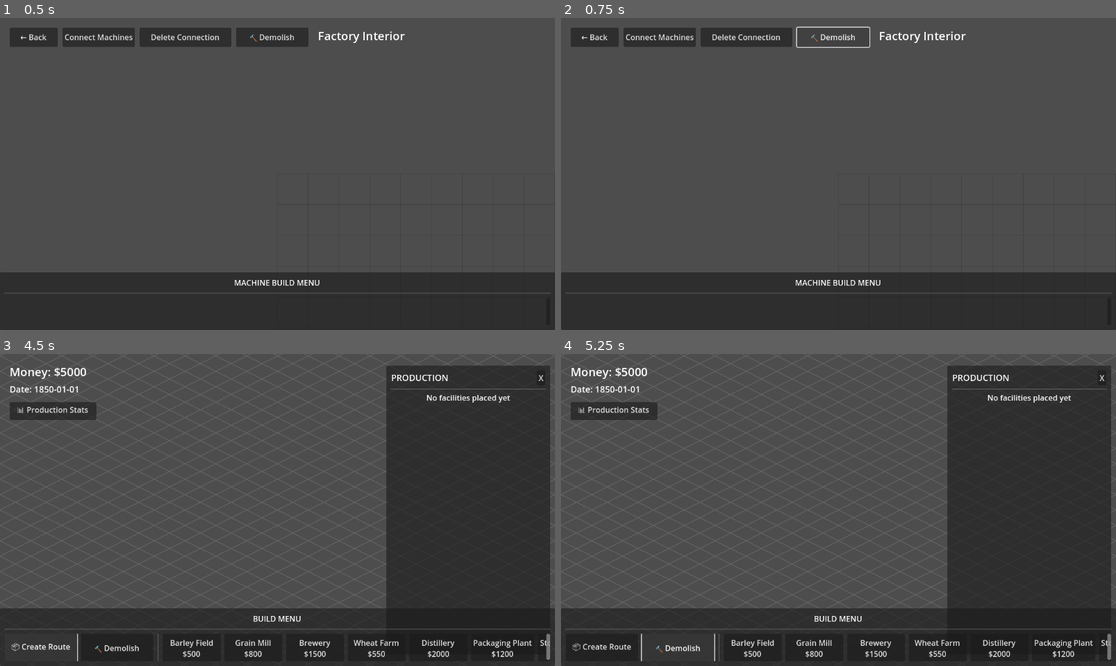
Above: before the commit, frames 1-4 (two rows, left to right).
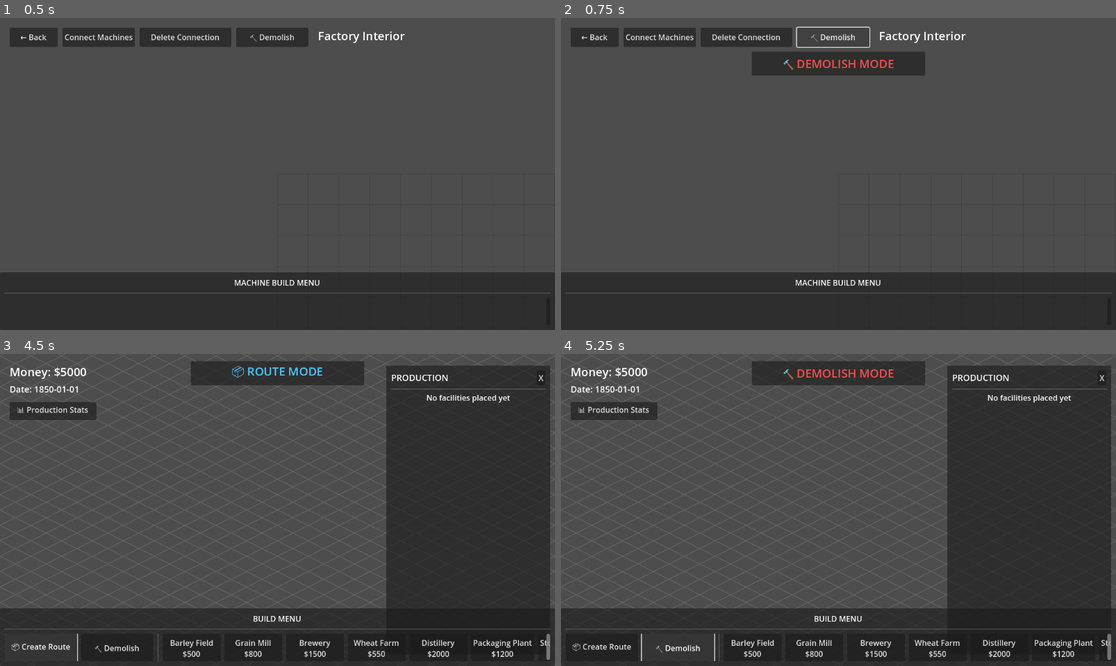
Above: after the commit, the same moments.

Repository: GergelyKrista/butykos
Game: Godot game, scene res://scenes/factory_interior/factory_interior.tscn
The game is run twice, just before and just after one commit, with the same random seed, the same clock (stepped at 60 frames per second) and the same inputs. This scene is started directly instead of the project's main scene.
Inputs:
- Up to frame 1 (0.5 s): no input
- Up to frame 2 (0.75 s): click "🔨 Demolish" at 0.5 s
- Up to frame 3 (4.5 s): click "🔨 Demolish" at 1.25 s; click "🔨 Demolish" at 2 s; click "← Back" at 2.75 s; click "📊 Production Stats" at 3.5 s; click "📦 Create Route" at 4.25 s
- Up to frame 4 (5.25 s): click "🔨 Demolish" at 5 s

Frame 1 is identical in both runs. In frame 2, 2.4% of the frame differs, in the area x 34-66%, y 10-19%; in frame 3, 2.4%, in the area x 34-66%, y 2-11%; in frame 4, 2.4%.

Commit message:
Add visual feedback for all interactive modes
**World Map:**
- Add mode indicator panel at top center of screen
- Demolish mode: red "🔨 DEMOLISH MODE" with red highlight on hover
- Route mode: blue "📦 ROUTE MODE" indicator
- Red facility highlight when hovering in demolish mode
- Fix: Cancel demolish mode when clicking build buttons

**Factory Interior:**
- Add mode indicator panel below top bar
- Connect mode: blue "🔗 CONNECT MODE"
- Delete connection mode: orange "✂️ DELETE CONNECTION"
- Demolish mode: red "🔨 DEMOLISH MODE"
- All modes show colored panel with clear text indicator

**Improvements:**
- Prevents accidental placement while in demolish mode
- Consistent visual feedback across all modes
- ESC key cancels any mode and hides indicator
- Mode panels automatically hide when mode is cancelled

🤖 Generated with [Claude Code](https://claude.com/claude-code)

Co-Authored-By: Claude <noreply@anthropic.com>

Diff:
--- a/scenes/factory_interior/factory_interior.gd
+++ b/scenes/factory_interior/factory_interior.gd
@@ -14,6 +14,8 @@
 @onready var connections_renderer: Node2D = null  # Will be created dynamically
 @onready var camera = $Camera2D
 @onready var ui = $UI
+@onready var mode_panel = $UI/ModePanel
+@onready var mode_label = $UI/ModePanel/ModeLabel
 
 # ========================================
 # STATE
@@ -312,6 +314,7 @@
 		connection_source_visual.queue_free()
 		connection_source_visual = null
 
+	_update_mode_display("🔗 CONNECT MODE", Color(0.3, 0.8, 1.0))
 	print("Connection mode started - Click first machine (source)")
 
 
@@ -405,6 +408,7 @@
 		connection_source_visual.queue_free()
 		connection_source_visual = null
 
+	_hide_mode_display()
 	print("Connection mode cancelled")
 
 
@@ -415,6 +419,7 @@
 func start_delete_connection_mode() -> void:
 	"""Enter connection deletion mode - click machines to delete their connection"""
 	connection_delete_mode = true
+	_update_mode_display("✂️ DELETE CONNECTION", Color(1.0, 0.6, 0.2))
 	print("Delete connection mode started - Click first machine (source of connection)")
 
 
@@ -471,6 +476,7 @@
 		connection_source_visual.queue_free()
 		connection_source_visual = null
 
+	_hide_mode_display()
 	print("Delete connection mode cancelled")
 
 
@@ -605,6 +611,7 @@
 func start_demolish_mode() -> void:
 	"""Enter demolish mode - click machines to demolish them"""
 	demolish_mode = true
+	_update_mode_display("🔨 DEMOLISH MODE", Color(1.0, 0.3, 0.3))
 	print("Demolish mode started - Click any machine to demolish it")
 
 
@@ -648,6 +655,7 @@
 func _cancel_demolish_mode() -> void:
 	"""Cancel demolish mode"""
 	demolish_mode = false
+	_hide_mode_display()
 	print("Demolish mode cancelled")
 
 
@@ -720,6 +728,24 @@
 	arrow.polygon = PackedVector2Array([tip, left, right])
 
 	return arrow
+
+
+# ========================================
+# MODE DISPLAY
+# ========================================
+
+func _update_mode_display(text: String, color: Color) -> void:
+	"""Show mode indicator panel"""
+	if mode_panel and mode_label:
+		mode_label.text = text
+		mode_label.add_theme_color_override("font_color", color)
+		mode_panel.visible = true
+
+
+func _hide_mode_display() -> void:
+	"""Hide mode indicator panel"""
+	if mode_panel:
+		mode_panel.visible = false
 
 
 # ========================================
--- a/scenes/factory_interior/factory_interior.tscn
+++ b/scenes/factory_interior/factory_interior.tscn
@@ -48,10 +48,30 @@
 [node name="FactoryLabel" type="Label" parent="UI"]
 offset_left = 660.0
 offset_top = 20.0
-offset_right = 760.0
+offset_right = 920.0
 offset_bottom = 60.0
 theme_override_font_sizes/font_size = 24
 text = "Factory Interior"
+
+[node name="ModePanel" type="PanelContainer" parent="UI"]
+visible = false
+layout_mode = 1
+anchors_preset = 5
+anchor_left = 0.5
+anchor_right = 0.5
+offset_left = -180.0
+offset_top = 70.0
+offset_right = 180.0
+offset_bottom = 120.0
+grow_horizontal = 2
+
+[node name="ModeLabel" type="Label" parent="UI/ModePanel"]
+layout_mode = 2
+theme_override_colors/font_color = Color(1, 0.3, 0.3, 1)
+theme_override_font_sizes/font_size = 24
+text = "🔨 DEMOLISH MODE"
+horizontal_alignment = 1
+vertical_alignment = 1
 
 [node name="BottomBar" type="Panel" parent="UI"]
 layout_mode = 1
--- a/scenes/world_map/world_map.gd
+++ b/scenes/world_map/world_map.gd
@@ -17,6 +17,8 @@
 @onready var help_panel = $UI/HUD/HelpPanel
 @onready var production_panel = $UI/HUD/ProductionPanel
 @onready var production_button = $UI/HUD/ProductionButton
+@onready var mode_panel = $UI/HUD/ModePanel
+@onready var mode_label = $UI/HUD/ModePanel/ModeLabel
 
 # ========================================
 # STATE
@@ -483,6 +485,14 @@
 	if placement_mode:
 		_cancel_placement()
 
+	# Cancel route mode if active
+	if route_mode:
+		_cancel_route_mode()
+
+	# Cancel demolish mode if active
+	if demolish_mode:
+		_cancel_demolish_mode()
+
 	start_placement_mode(facility_id)
 
 
@@ -495,6 +505,7 @@
 	route_mode = true
 	route_source_id = ""
 	route_destination_id = ""
+	_update_mode_display("📦 ROUTE MODE", Color(0.3, 0.8, 1.0))
 	print("Route mode started - Click any facility to start")
 
 
@@ -532,6 +543,7 @@
 	route_source_id = ""
 	route_destination_id = ""
 	route_product = ""
+	_hide_mode_display()
 	print("Route mode cancelled")
 
 
@@ -565,6 +577,7 @@
 func start_demolish_mode() -> void:
 	"""Enter demolish mode"""
 	demolish_mode = true
+	_update_mode_display("🔨 DEMOLISH MODE", Color(1.0, 0.3, 0.3))
 	print("Demolish mode started - Click any facility to demolish it")
 
 
@@ -595,6 +608,7 @@
 func _cancel_demolish_mode() -> void:
 	"""Cancel demolish mode"""
 	demolish_mode = false
+	_hide_mode_display()
 	print("Demolish mode cancelled")
 
 
@@ -690,11 +704,22 @@
 func _on_facility_mouse_entered(facility_id: String) -> void:
 	"""Show tooltip when mouse enters facility"""
 	hovered_facility_id = facility_id
-	_show_facility_tooltip(facility_id)
-
-
-func _on_facility_mouse_exited(_facility_id: String) -> void:
+
+	# Visual feedback for demolish mode
+	if demolish_mode:
+		_highlight_facility(facility_id, Color(1.0, 0.3, 0.3, 1.0))  # Red highlight
+
+	# Only show tooltip if not in demolish mode
+	if not demolish_mode:
+		_show_facility_tooltip(facility_id)
+
+
+func _on_facility_mouse_exited(facility_id: String) -> void:
 	"""Hide tooltip when mouse exits facility"""
+	# Remove highlight
+	if demolish_mode:
+		_unhighlight_facility(facility_id)
+
 	hovered_facility_id = ""
 	_hide_tooltip()
 
@@ -831,6 +856,24 @@
 
 
 # ========================================
+# MODE DISPLAY
+# ========================================
+
+func _update_mode_display(text: String, color: Color) -> void:
+	"""Show mode indicator panel"""
+	if mode_panel and mode_label:
+		mode_label.text = text
+		mode_label.add_theme_color_override("font_color", color)
+		mode_panel.visible = true
+
+
+func _hide_mode_display() -> void:
+	"""Hide mode indicator panel"""
+	if mode_panel:
+		mode_panel.visible = false
+
+
+# ========================================
 # FACILITY DELETION (FOR TESTING)
 # ========================================
 
--- a/scenes/world_map/world_map.tscn
+++ b/scenes/world_map/world_map.tscn
@@ -62,6 +62,26 @@
 offset_right = 200.0
 offset_bottom = 135.0
 text = "📊 Production Stats"
+
+[node name="ModePanel" type="PanelContainer" parent="UI/HUD"]
+visible = false
+layout_mode = 1
+anchors_preset = 5
+anchor_left = 0.5
+anchor_right = 0.5
+offset_left = -180.0
+offset_top = 15.0
+offset_right = 180.0
+offset_bottom = 65.0
+grow_horizontal = 2
+
+[node name="ModeLabel" type="Label" parent="UI/HUD/ModePanel"]
+layout_mode = 2
+theme_override_colors/font_color = Color(1, 0.3, 0.3, 1)
+theme_override_font_sizes/font_size = 24
+text = "🔨 DEMOLISH MODE"
+horizontal_alignment = 1
+vertical_alignment = 1
 
 [node name="Tooltip" type="PanelContainer" parent="UI/HUD"]
 visible = false
